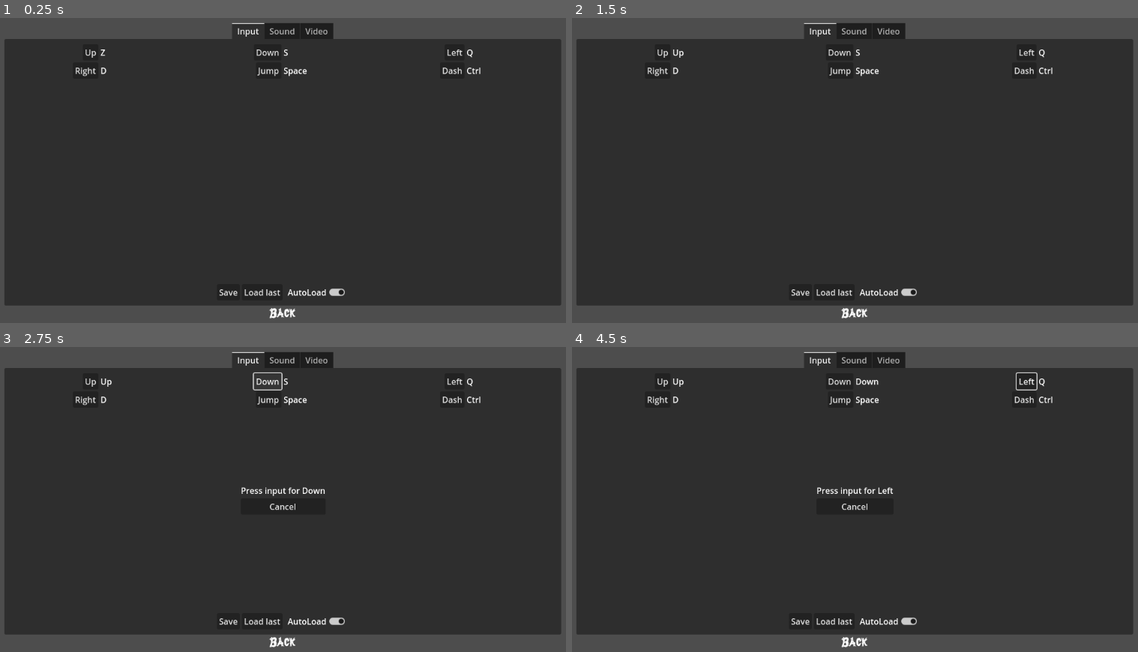
Above: before the commit, frames 1-4 (two rows, left to right).
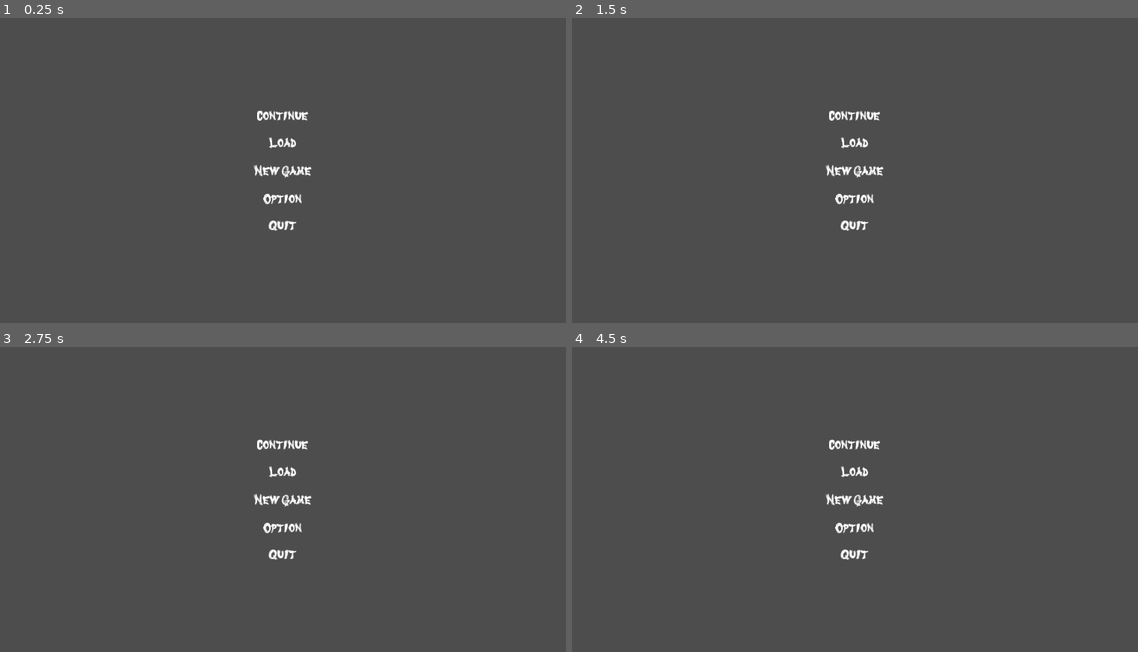
Above: after the commit, the same moments.

Repository: Pouletmania/Ninja1000vsSuperYokai
Game: Godot game, scene res://Scene/Main.tscn
The game is run twice, just before and just after one commit, with the same random seed, the same clock (stepped at 60 frames per second) and the same inputs.
Inputs (mouse positions are in pixels of both pictures, inside the frame that each line leads up to):
- Up to frame 1 (0.25 s): no input
- Up to frame 2 (1.5 s): click (662, 51) at 0.5 s, where only the run before the commit has a clickable "Up"; click (855, 170) at 1.27 s
- Up to frame 3 (2.75 s): click (266, 380) at 2 s, where only the run before the commit has a clickable "Down"
- Up to frame 4 (4.5 s): click (855, 499) at 2.77 s; click (1024, 380) at 3.5 s, where only the run before the commit has a clickable "Left"; click (855, 444) at 4.27 s

The runs differ from the first frame. In frame 1, 87% of the frame differs, in the area x 0-100%, y 1-99%; in frame 2, 87%; in frame 3, 86%; in frame 4, 86%.

Commit message:
Cleaning code : Rangement folder et simplification
Cleaning code : Rangement folder et simplification
Reste à faire : Comentaire

Diff:
--- a/Scene/TitleScreen/ActionCombo.tscn
+++ b/Scene/TitleScreen/ActionCombo.tscn
@@ -1,11 +1,11 @@
 [gd_scene load_steps=2 format=3 uid="uid://cs1vaugvxrvry"]
 
-[ext_resource type="Script" path="res://Script/TitleScreen/ActionCombo.gd" id="1_x30ve"]
+[ext_resource type="Script" path="res://Script/TitleScreen/InputTab/ActionCombo/ActionCombo.gd" id="1_wepr2"]
 
 [node name="ActionCombo" type="HBoxContainer"]
 size_flags_horizontal = 3
 size_flags_vertical = 0
-script = ExtResource("1_x30ve")
+script = ExtResource("1_wepr2")
 
 [node name="Label" type="Button" parent="."]
 layout_mode = 2
--- a/Scene/TitleScreen/InputTab.tscn
+++ b/Scene/TitleScreen/InputTab.tscn
@@ -1,8 +1,8 @@
-[gd_scene load_steps=4 format=3 uid="uid://vxkk7xr3hm4r"]
+[gd_scene load_steps=4 format=3 uid="uid://d2sdfuq1tkyxn"]
 
-[ext_resource type="Script" path="res://Script/TitleScreen/InputTabLayout.gd" id="1_xhx46"]
-[ext_resource type="Script" path="res://Script/TitleScreen/GridInput.gd" id="2_ru6a5"]
-[ext_resource type="Script" path="res://Script/TitleScreen/AutoLoad.gd" id="3_x7pui"]
+[ext_resource type="Script" path="res://Script/TitleScreen/InputTab/InputTabLayout.gd" id="1_jgmfu"]
+[ext_resource type="Script" path="res://Script/TitleScreen/InputTab/GridInput.gd" id="2_k4w8m"]
+[ext_resource type="Script" path="res://Script/TitleScreen/InputTab/AutoLoad.gd" id="3_lyyot"]
 
 [node name="InputTab" type="MarginContainer"]
 theme_override_constants/margin_left = 10
@@ -12,14 +12,14 @@
 
 [node name="InputTabLayout" type="VBoxContainer" parent="."]
 layout_mode = 2
-script = ExtResource("1_xhx46")
+script = ExtResource("1_jgmfu")
 
 [node name="GridInput" type="GridContainer" parent="InputTabLayout"]
 layout_mode = 2
 size_flags_vertical = 3
 theme_override_constants/h_separation = 5
 columns = 3
-script = ExtResource("2_ru6a5")
+script = ExtResource("2_k4w8m")
 
 [node name="InputMenu" type="HBoxContainer" parent="InputTabLayout"]
 layout_mode = 2
@@ -38,7 +38,7 @@
 layout_mode = 2
 text = "AutoLoad
 "
-script = ExtResource("3_x7pui")
+script = ExtResource("3_lyyot")
 
 [connection signal="button_up" from="InputTabLayout/InputMenu/Save" to="InputTabLayout" method="_on_save_button_up"]
 [connection signal="button_up" from="InputTabLayout/InputMenu/Load" to="InputTabLayout" method="_on_load_button_up"]
--- a/Scene/TitleScreen/ListeningKey.tscn
+++ b/Scene/TitleScreen/ListeningKey.tscn
@@ -1,6 +1,6 @@
 [gd_scene load_steps=2 format=3 uid="uid://dvsgpv5cmamsr"]
 
-[ext_resource type="Script" path="res://Script/TitleScreen/ListeningKey.gd" id="1_wlbxr"]
+[ext_resource type="Script" path="res://Script/TitleScreen/InputTab/ActionCombo/Listening Key/ListeningKey.gd" id="1_bcktd"]
 
 [node name="ListeningKey" type="VBoxContainer"]
 process_mode = 3
@@ -13,7 +13,7 @@
 grow_vertical = 2
 size_flags_horizontal = 3
 size_flags_vertical = 3
-script = ExtResource("1_wlbxr")
+script = ExtResource("1_bcktd")
 
 [node name="Texte" type="Label" parent="."]
 layout_mode = 2
--- a/Scene/TitleScreen/TitleScreen.tscn
+++ b/Scene/TitleScreen/TitleScreen.tscn
@@ -26,7 +26,6 @@
 script = ExtResource("1_urjxg")
 
 [node name="MainScreen" type="VBoxContainer" parent="."]
-visible = false
 layout_mode = 2
 size_flags_horizontal = 4
 size_flags_vertical = 4
@@ -59,6 +58,7 @@
 stretch_mode = 3
 
 [node name="OptionScreen" type="VBoxContainer" parent="."]
+visible = false
 layout_mode = 2
 
 [node name="TabOption" type="TabContainer" parent="OptionScreen"]
--- a/Script/TitleScreen/AutoLoad.gd
+++ /dev/null
@@ -1,27 +0,0 @@
-extends CheckButton
-
-var Config = ConfigFile.new()
-
-# Called when the node enters the scene tree for the first time.
-func _ready():
-	if not try_to_load_config_files():
-		set_pressed_no_signal(false)
-	else:
-		set_pressed_no_signal(Config.get_value("InputConfig", "AutoLoad", false))
-
-func try_to_load_config_files():
-	var err = Config.load("res://Config/ConfigFiles.cfg")
-	if err != OK:
-		return false
-	else:
-		return true
-
-# Called every frame. 'delta' is the elapsed time since the previous frame.
-func _process(delta):
-	pass
-
-
-func _on_toggled(button_pressed):
-	Config.load("res://Config/ConfigFiles.cfg")
-	Config.set_value("InputConfig", "AutoLoad", button_pressed)
-	Config.save("res://Config/ConfigFiles.cfg")
--- a/Script/TitleScreen/ActionCombo.gd
+++ b/Script/TitleScreen/InputTab/ActionCombo/ActionCombo.gd
@@ -2,19 +2,11 @@
 
 var Scene = load("res://Scene/TitleScreen/ListeningKey.tscn")
 
-func _ready():
-	pass
-
-func _process(delta):
-	pass
-
-# Should be called after is creation for clarity
 func rename(action: String, input: String):
 	self.name = action
 	get_node("Label").text = action
 	get_node("Input").text = input
 
-# Called on click on child button "Label"
 func _on_label_pressed():
 	start_listening_input(self.name)
 
--- /dev/null
+++ b/Script/TitleScreen/InputTab/AutoLoad.gd
@@ -0,0 +1,31 @@
+extends CheckButton
+
+var Config = ConfigFile.new()
+
+# Called when the node enters the scene tree for the first time.
+func _ready():
+	if try_to_load_config_files():
+		set_pressed_no_signal(Config.get_value("InputConfig", "AutoLoad", false))
+	else:
+		set_pressed_no_signal(false)
+
+func _on_toggled(button_pressed):
+	load_current_config()
+	write_in_buffer(button_pressed)
+	write_buffer_in_config_file()
+
+func try_to_load_config_files():
+	var err = load_current_config()
+	if err != OK:
+		return false
+	else:
+		return true
+
+func load_current_config():
+	return Config.load("res://Config/ConfigFiles.cfg")
+
+func write_in_buffer(value):
+	Config.set_value("InputConfig", "AutoLoad", value)
+
+func write_buffer_in_config_file():
+	Config.save("res://Config/ConfigFiles.cfg")
--- a/Script/TitleScreen/GridInput.gd
+++ b/Script/TitleScreen/InputTab/GridInput.gd
@@ -8,36 +8,38 @@
 	if try_to_load_config_files():
 		construct_grid(Config.get_value("InputConfig", "AutoLoad"))
 	else:
-		load_from_input_map()
+		construct_from_input_map()
 
 func try_to_load_config_files():
-	var err = Config.load("res://Config/ConfigFiles.cfg")
+	var err = load_current_config()
 	if err != OK:
 		return false
 	else:
 		return true
 
+func load_current_config():
+	return Config.load("res://Config/ConfigFiles.cfg")
+
 func construct_grid(fromConfig: bool):
 	clear_grid()
 	if fromConfig and try_to_load_config_files():
-		load_from_config()
+		construct_from_config()
 	else:
-		load_from_input_map()
-
+		construct_from_input_map()
 
 func clear_grid():
 	for children in get_children():
 		remove_child(children)
 
-func load_from_input_map():
+func construct_from_config():
+	for actionKey in Config.get_section_keys("Input"):
+		if not Config.get_value("Input", actionKey).begins_with("ui_"):
+			add_action_combo(actionKey, Config.get_value("Input", actionKey))
+
+func construct_from_input_map():
 	for action in InputMap.get_actions():
 		if not action.begins_with("ui_"):
 			add_action_combo(action, InputMap.action_get_events(action)[0].as_text())
-
-func load_from_config():
-	for actionKey in Config.get_section_keys("Input"):
-		if not Config.get_value("Input", actionKey).begins_with("ui_"):
-			add_action_combo(actionKey, Config.get_value("Input", actionKey))
 
 func add_action_combo(action: String, input: String):
 	var actionCombo = InputConfigurationInstance.instantiate()
--- a/Script/TitleScreen/InputTabLayout.gd
+++ b/Script/TitleScreen/InputTab/InputTabLayout.gd
@@ -1,21 +1,14 @@
 extends VBoxContainer
 
 var Config = ConfigFile.new()
-
-# Called when the node enters the scene tree for the first time.
-func _ready():
-	pass # Replace with function body.
-
-
-# Called every frame. 'delta' is the elapsed time since the previous frame.
-func _process(delta):
-	pass
-
 
 func _on_save_button_up():
 	load_current_config()
 	write_in_buffer()
 	write_buffer_in_config_file()
+
+func _on_load_button_up():
+	get_node("GridInput").construct_grid(true)
 
 func load_current_config():
 	Config.load("res://Config/ConfigFiles.cfg")
@@ -27,6 +20,3 @@
 
 func write_buffer_in_config_file():
 	Config.save("res://Config/ConfigFiles.cfg")
-
-func _on_load_button_up():
-	get_node("GridInput").construct_grid(true)
--- a/Script/TitleScreen/TitleScreen.gd
+++ b/Script/TitleScreen/TitleScreen.gd
@@ -1,24 +1,12 @@
 extends MarginContainer
 
-
-# Called when the node enters the scene tree for the first time.
-func _ready():
-	pass
-
-# Called every frame. 'delta' is the elapsed time since the previous frame.
-func _process(delta):
-	pass
-
-# Switch from Main menu to Option menu
 func _on_option_pressed():
 	get_node("MainScreen").visible = false
 	get_node("OptionScreen").visible = true
 
-# Go back to Main menu
 func _on_back_pressed():
 	get_node("MainScreen").visible = true
 	get_node("OptionScreen").visible = false
 
-# Quit the game
 func _on_quit_pressed():
 	get_tree().quit()
Not shown: 1 places in Scene/TitleScreen/TitleScreen.tscn that only renumber resources
Renamed: Script/TitleScreen/ListeningKey.gd -> Script/TitleScreen/InputTab/ActionCombo/Listening Key/ListeningKey.gd
